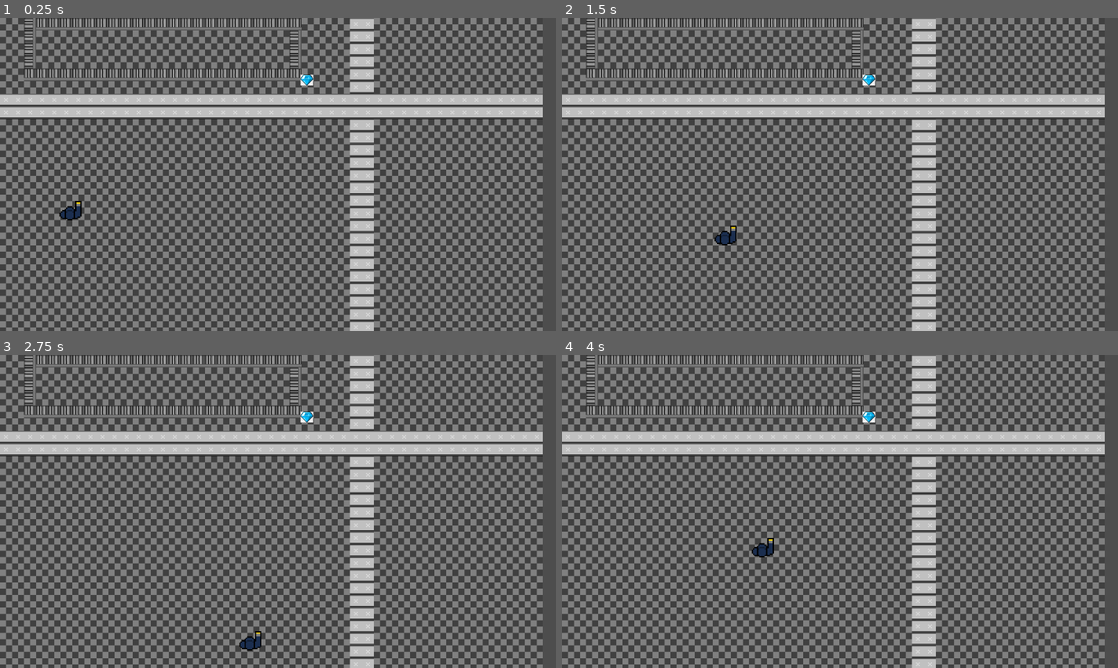
Above: before the commit, frames 1-4 (two rows, left to right).
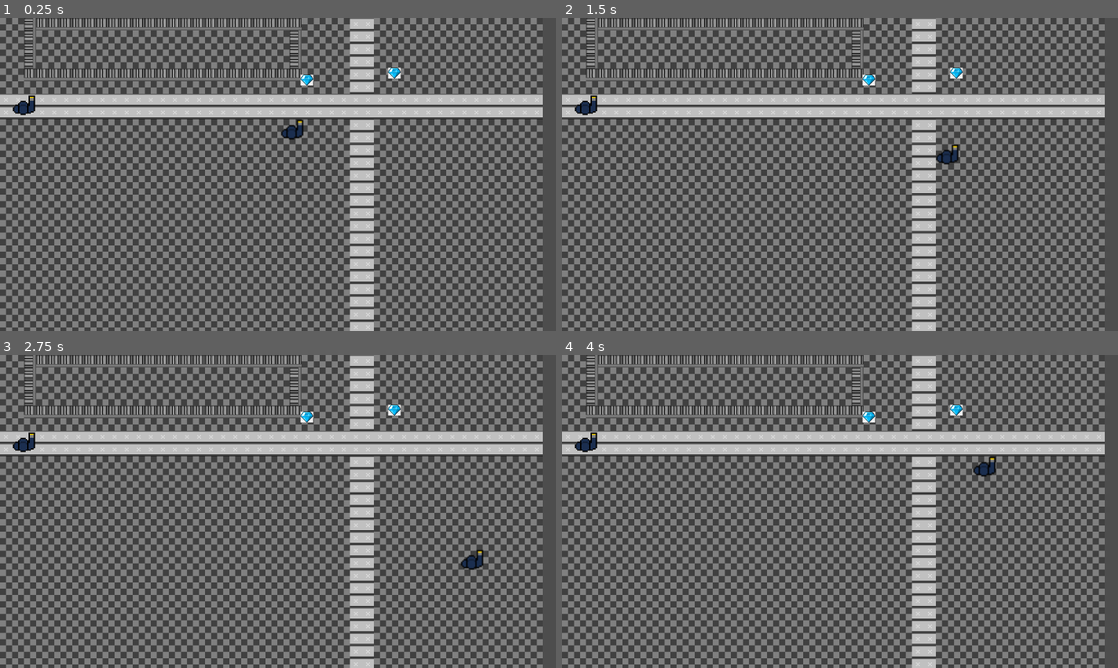
Above: after the commit, the same moments.

Repository: dareios99/berlinjam
Game: Godot game, scene res://main_level.tscn
Two runs of this game, one before a commit and one after it. Both use one fixed random seed, a clock stepped at 60 frames per second and the inputs below.
Inputs:
- Up to frame 1 (0.25 s): no input
- Up to frame 2 (1.5 s): tap Enter at 0.5 s; hold Right 0.53-1.28 s; hold Down from 1.28 s (still down)
- Up to frame 3 (2.75 s): release Down at 2.03 s; hold Right from 2.03 s (still down)
- Up to frame 4 (4 s): release Right at 2.78 s; hold Up 2.78-3.53 s; hold Left from 3.53 s (still down)

The runs differ from the first frame. In frame 1, 0.6% of the frame differs, in the area x 2-73%, y 15-65%; in frame 2, 0.6%; in frame 3, 0.6%; in frame 4, 0.6%.

Commit message:
Added criminal, some guard logic. Renamed Person to Guard

Diff:
--- /dev/null
+++ b/criminal.gd
@@ -0,0 +1,75 @@
+class_name Criminal
+extends CharacterBody2D
+
+
+@onready var treasures_container = $"../../treasure"
+
+enum CriminalState { IDLE, SEARCHING, FOLLOWING, ESCAPING}
+var criminal_state := CriminalState.IDLE
+var target
+
+var check_for_criminals_iterator:= 0
+
+
+func _physics_process(delta: float) -> void:
+	if criminal_state == CriminalState.IDLE or check_for_criminals_iterator >= 30:
+		check_for_criminals_iterator = 0
+		_look_for_treasure()
+
+	if criminal_state == CriminalState.SEARCHING:
+#		_patrol()
+		pass
+
+	if criminal_state == CriminalState.FOLLOWING:
+		# Follow the criminal
+		pass
+
+	_debug_input_movement()
+
+func _debug_input_movement() -> void:
+	var move_speed:= 357.0
+	velocity = Vector2.ZERO
+	if Input.is_key_pressed(KEY_LEFT):
+		velocity.x -= move_speed
+	elif Input.is_key_pressed(KEY_RIGHT):
+		velocity.x += move_speed
+
+	if Input.is_key_pressed(KEY_UP):
+		velocity.y -= move_speed
+	elif Input.is_key_pressed(KEY_DOWN):
+		velocity.y += move_speed
+	move_and_slide()
+
+
+func _look_for_treasure() -> void:
+	for treasure in treasures_container.get_children():
+		if _check_line_of_sight(treasure):
+			criminal_state = CriminalState.FOLLOWING
+			target = treasure
+			return
+	criminal_state = CriminalState.SEARCHING
+
+
+func _check_line_of_sight(with_object:Node2D) -> bool:
+	if !is_instance_valid(with_object):
+		return false
+
+	var space_state = get_world_2d().direct_space_state
+	var query = PhysicsRayQueryParameters2D.create(global_position, with_object.global_position)
+	query.exclude = [self]
+	var result = space_state.intersect_ray(query)
+
+	if result.is_empty():
+		return false
+
+	return true
+
+
+func receive_treasure(treasure:String) -> void:
+	match treasure:
+		"gold":
+			pass
+		"diamond":
+			pass
+		"chest":
+			pass
--- /dev/null
+++ b/criminal.tscn
@@ -0,0 +1,19 @@
+[gd_scene load_steps=4 format=3 uid="uid://4ka7g5bbpf54"]
+
+[ext_resource type="Script" path="res://criminal.gd" id="1_gew3s"]
+[ext_resource type="Texture2D" uid="uid://dt37duhsa4ee3" path="res://imgs/guard.png" id="2_51ojs"]
+
+[sub_resource type="CircleShape2D" id="CircleShape2D_4ujle"]
+radius = 27.0
+
+[node name="criminal" type="CharacterBody2D"]
+collision_layer = 3
+motion_mode = 1
+script = ExtResource("1_gew3s")
+
+[node name="Sprite2D" type="Sprite2D" parent="."]
+scale = Vector2(3.745, 3.745)
+texture = ExtResource("2_51ojs")
+
+[node name="CollisionShape2D" type="CollisionShape2D" parent="."]
+shape = SubResource("CircleShape2D_4ujle")
--- a/guard.tscn
+++ b/guard.tscn
@@ -7,14 +7,16 @@
 radius = 24.0208
 
 [node name="person" type="CharacterBody2D"]
+collision_layer = 7
+collision_mask = 7
 script = ExtResource("1_lh4b3")
 
 [node name="CollisionShape2D" type="CollisionShape2D" parent="."]
-position = Vector2(202, 562)
+position = Vector2(-0.08078, -0.0807381)
 shape = SubResource("CircleShape2D_poasi")
 
 [node name="texture" type="Sprite2D" parent="."]
 texture_filter = 1
-position = Vector2(201, 556)
+position = Vector2(-1.0808, -6.0808)
 scale = Vector2(3.74495, 3.74495)
 texture = ExtResource("1_v082o")
--- a/main_level.tscn
+++ b/main_level.tscn
@@ -1,6 +1,7 @@
-[gd_scene load_steps=7 format=3 uid="uid://c6fhnw2t4jnnq"]
+[gd_scene load_steps=8 format=3 uid="uid://c6fhnw2t4jnnq"]
 
 [ext_resource type="PackedScene" uid="uid://ccrd1ov7vl0a3" path="res://waypoint.tscn" id="4_oq586"]
+[ext_resource type="PackedScene" uid="uid://4ka7g5bbpf54" path="res://criminal.tscn" id="4_ulbpl"]
 [ext_resource type="Texture2D" uid="uid://cvtyiv5ldg36k" path="res://imgs/Inside Tileset.png" id="4_y34q6"]
 [ext_resource type="PackedScene" uid="uid://gfpbo7ou5uj4" path="res://guard.tscn" id="5_577lp"]
 [ext_resource type="PackedScene" uid="uid://cqv6n4k0yfpjw" path="res://shiny_object.tscn" id="7_befto"]
@@ -100,13 +101,14 @@
 layer_0/tile_data = PackedInt32Array(0, 1, 0, 65537, 1, 0, 65538, 65537, 65536, 131074, 65537, 65536, 131075, 1, 0, 196 …(18329 unchanged characters)…
 
 [node name="person" parent="." instance=ExtResource("5_577lp")]
+position = Vector2(68, 259)
 collision_mask = 3
 
 [node name="treasure" type="Node2D" parent="."]
 position = Vector2(737, -48)
 
 [node name="shiny_object1" parent="treasure" instance=ExtResource("7_befto")]
-position = Vector2(11, -8)
+position = Vector2(379, 190)
 
 [node name="shiny_object2" parent="treasure" instance=ExtResource("7_befto")]
 position = Vector2(127, 210)
@@ -115,8 +117,16 @@
 
 [node name="criminals" type="Node2D" parent="."]
 
+[node name="criminal" parent="criminals" instance=ExtResource("4_ulbpl")]
+position = Vector2(839, 323)
+motion_mode = 1
+
 [node name="waypoints" type="Node2D" parent="."]
 
 [node name="waypoint1" parent="waypoints" instance=ExtResource("4_oq586")]
 
-[connection signal="body_exited" from="waypoints/waypoint1" to="." method="_on_waypoint_1_body_exited"]
+[node name="waypoint2" parent="waypoints" instance=ExtResource("4_oq586")]
+position = Vector2(869, 566)
+
+[node name="waypoint3" parent="waypoints" instance=ExtResource("4_oq586")]
+position = Vector2(734, 743)
--- a/person.gd
+++ b/person.gd
@@ -1,4 +1,4 @@
-class_name Person
+class_name Guard
 extends CharacterBody2D
 
 #@onready var treasure_container = $"../treasure"
@@ -33,7 +33,7 @@
 		# Follow the criminal
 		pass
 
-	_debug_input_movement()
+#	_debug_input_movement()
 
 
 func _look_for_criminals() -> void:
@@ -91,13 +91,3 @@
 		return false
 
 	return true
-
-
-func receive_treasure(treasure:String) -> void:
-	match treasure:
-		"gold":
-			pass
-		"diamond":
-			pass
-		"chest":
-			pass
--- a/shiny_object.gd
+++ b/shiny_object.gd
@@ -1,13 +1,25 @@
 extends Area2D
+
+@onready var img_diamond = preload("res://imgs/diamond.png")
+@onready var img_gold = preload("res://imgs/diamond.png")
+@onready var img_chest = preload("res://imgs/diamond.png")
 
 
 
 @export_enum("diamond", "gold", "chest") var type_of_treasure:String = "diamond"
 
+func _ready() -> void:
+	match type_of_treasure:
+		"diamond":
+			$Sprite2D.texture = img_diamond
+		"gold":
+			$Sprite2D.texture = img_gold
+		"chest":
+			$Sprite2D.texture = img_chest
 
 
 
-func collect_treasure(the_person:Person) -> void:
+func collect_treasure(the_person:Criminal) -> void:
 	the_person.receive_treasure(type_of_treasure)
 	AudioManager.play_sound("treasure")
 	self_delete.call_deferred()
@@ -18,7 +30,7 @@
 	self.queue_free()
 
 func _on_body_entered(body: Node2D) -> void:
-	if not body is Person:
+	if not body is Criminal:
 		return
 	else:
 		collect_treasure(body)
--- a/waypoint.gd
+++ b/waypoint.gd
@@ -1,9 +1,9 @@
+class_name Waypoint
 extends Area2D
 
 
 
 
-
 func _on_body_entered(body: Node2D) -> void:
-	if body is Person:
+	if body is Guard:
 		body.waypoint_reached(self)
--- a/waypoint.tscn
+++ b/waypoint.tscn
@@ -13,4 +13,5 @@
 position = Vector2(0, 2)
 shape = SubResource("CircleShape2D_sh4jb")
 
+[connection signal="area_shape_exited" from="." to="." method="_on_area_shape_exited"]
 [connection signal="body_entered" from="." to="." method="_on_body_entered"]
